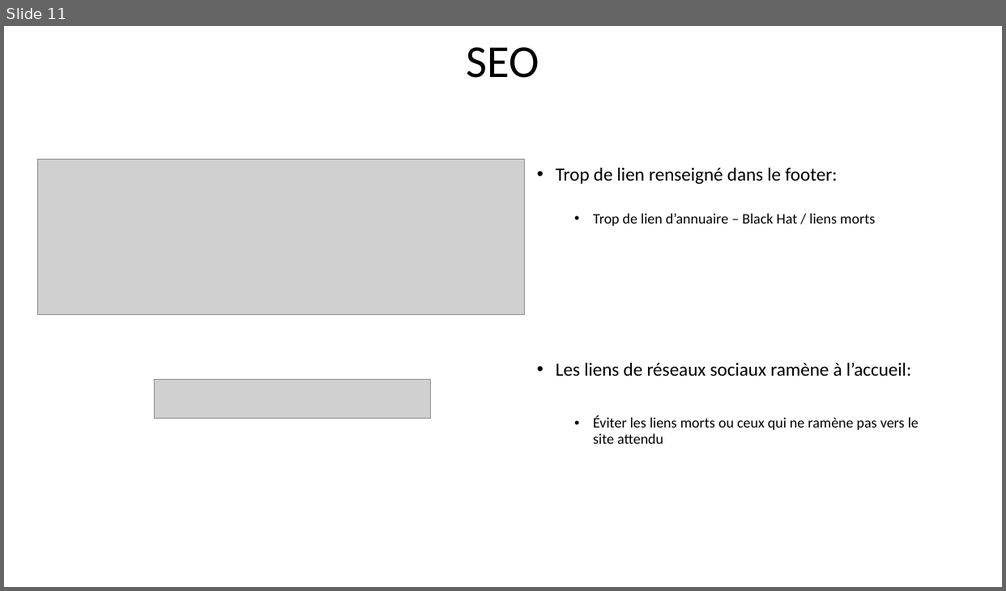
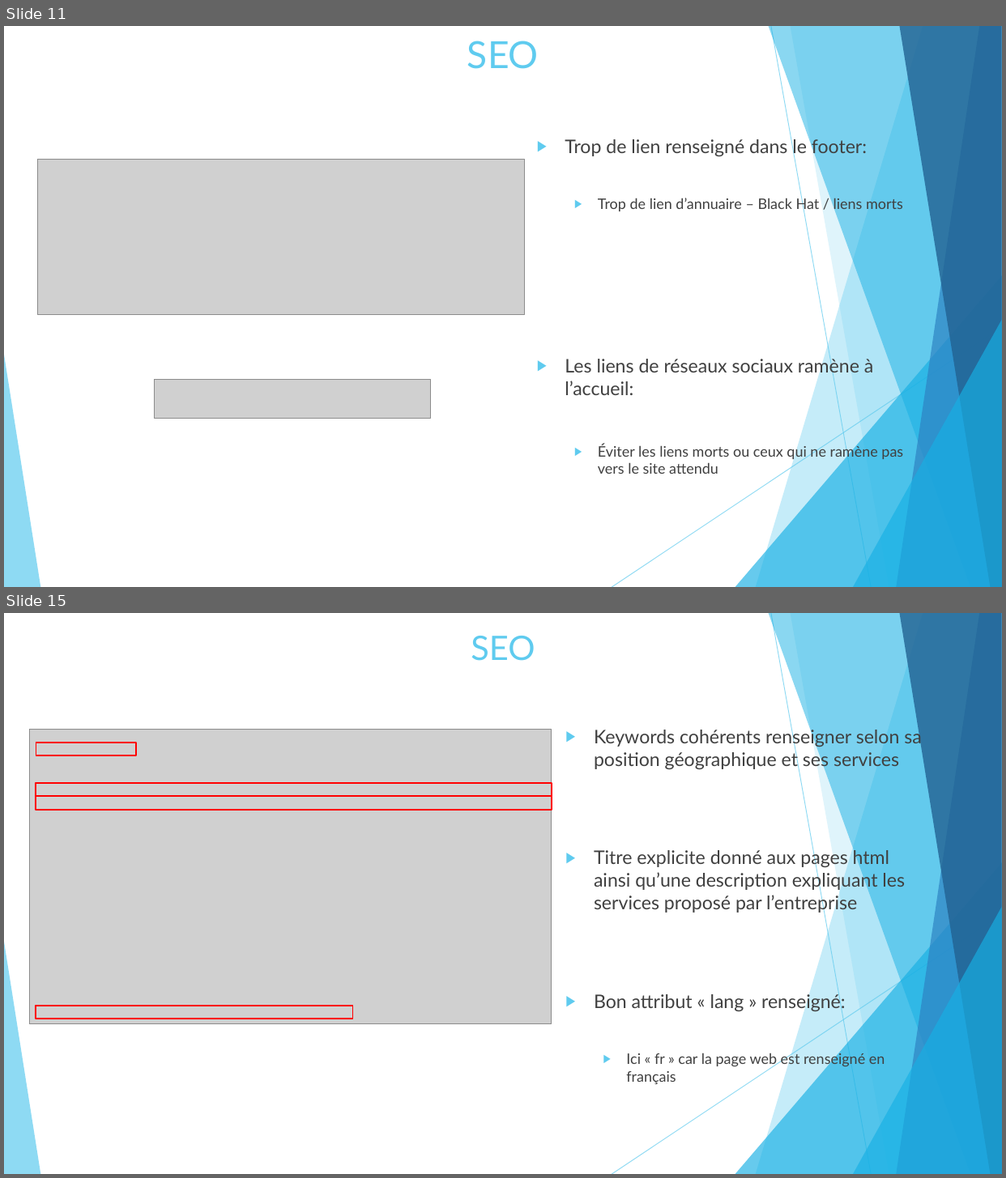
Before and after one commit to KinguBaka/TarikAboulhouda_4_16122020, a slide deck: Optimisez_un_site_web_existant.pptx. Shown one above the other, each under a label of ours: slide 11 before the commit, slides 11 and 15 after it; the slides between them are not shown. The pictures are 1006x591 and 1006x1178 pixels, drawn with LibreOffice and Linux fonts; fonts in the diff are those of the drawing; grey boxes stand for pictures. Boxes give left, top, right and bottom in pixels: in the first picture for what was removed or moved away, otherwise in the second. Text is boxed around its words. In the diff, an @@ line names an element or a change of style, - is before the commit and + after.

```diff
--- a/Optimisez_un_site_web_existant.pptx
+++ b/Optimisez_un_site_web_existant.pptx
@@ slide 15 added at [4, 613, 1002, 1174], background #FFFFFF; not listed: 10 template elements that a slide beside it also shows @@
@@ title added at [471, 636, 535, 661], 32.4 pt, text #5FCBEF @@
+SEO
@@ picture added at [29, 730, 552, 1024] @@
@@ text added at [594, 727, 921, 1084], 18 pt, text #404040 @@
+▶ Keywords cohérents renseigner selon sa position géographique et ses services
+▶ Titre explicite donné aux pages html ainsi qu’une description expliquant les services proposé par l’entreprise
+▶ Bon attribut « lang » renseigné:
+  ▶ Ici « fr » car la page web est renseigné en français
@@ rectangle added at [36, 743, 137, 756], outline #FF0000 1.5 pt @@
@@ rectangle added at [36, 784, 552, 796], outline #FF0000 1.5 pt @@
@@ rectangle added at [36, 796, 552, 809], outline #FF0000 1.5 pt @@
@@ rectangle added at [36, 1006, 353, 1019], outline #FF0000 1.5 pt @@
@@ slide 11 changed as well @@
@@ title "SEO" at [467, 41, 539, 69]: size 44 to 36 pt, font Calibri to Lato, text colour #000000 to #5FCBEF; line spacing 0.9 to 1; vertical alignment middle to top @@
@@ text "Trop de lien renseigné dans ..." at [565, 139, 903, 474]: font Calibri to Lato, text colour #000000 to #404040; bullet • to ▶; line spacing 0.9 to 1; more space between paragraphs @@
@@ group added at [4, 26, 1002, 587]: 5 freeform shapes, 3 triangles, 2 lines @@
```
Also in this commit, not shown: 12 other slides changed, 2 other slides added, 1 slide removed, 1 other file.
